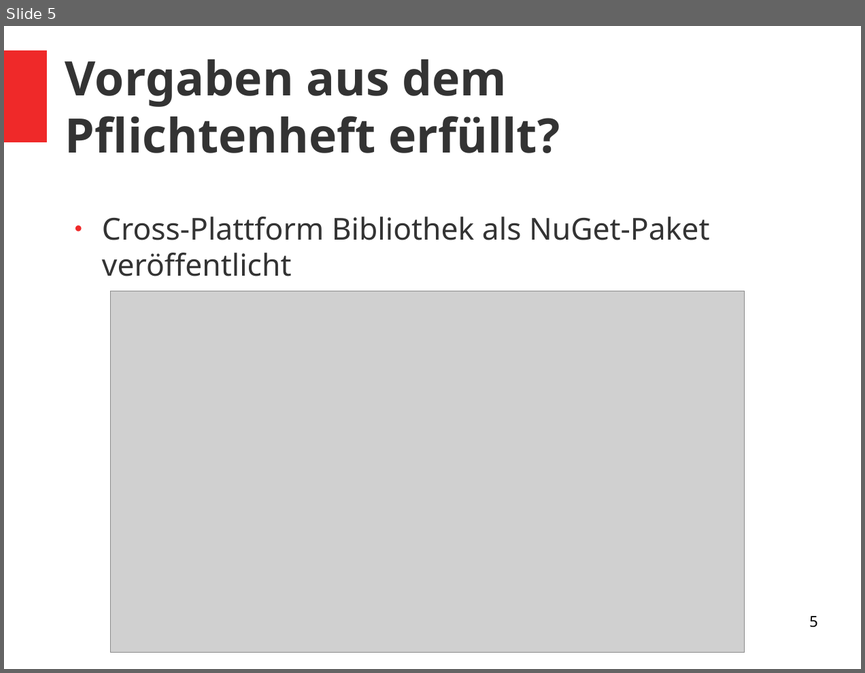
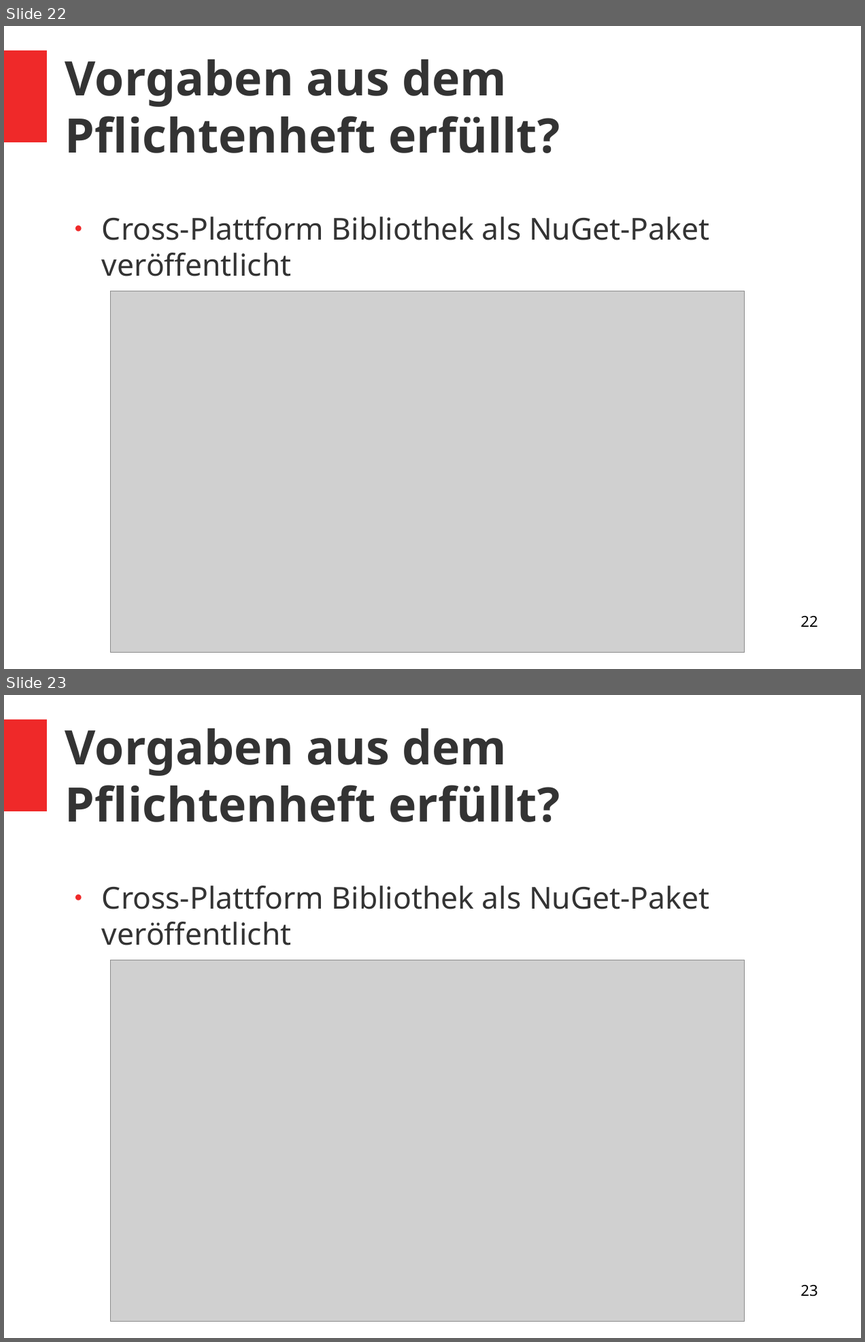
Before and after one commit to vlle1/dokumente-earablesKIT, a slide deck: Abschlusspräsi/Abschlusspräsi.odp. Shown one above the other, each under a label of ours: slide 5 before the commit, slides 22 and 23 after it. The pictures are 865x673 and 865x1342 pixels, drawn with LibreOffice and Linux fonts; fonts in the diff are those of the drawing; grey boxes stand for pictures. Boxes give left, top, right and bottom in pixels: in the first picture for what was removed or moved away, otherwise in the second. Text is boxed around its words. In the diff, an @@ line names an element or a change of style, - is before the commit and + after.

```diff
--- a/Abschlusspräsi/Abschlusspräsi.odp
+++ b/Abschlusspräsi/Abschlusspräsi.odp
@@ slide 23 added at [4,695,861,1338], background #FFFFFF; not listed: 1 template element that a slide beside it also shows @@
@@ title added at [65,728,560,822], 44 pt, text #333333, bold @@
+Vorgaben aus dem Pflichtenheft erfüllt?
@@ text added at [102,885,709,945], 28 pt, text #333333 @@
+● Cross-Plattform Bibliothek als NuGet-Paket veröffentlicht
@@ picture added at [111,960,745,1322] @@
@@ page number added at [800,1285,817,1296], 14 pt, text #000000 @@
+23
@@ what was slide 5 is now slide 22 @@
@@ page number at [800,616,817,626]: text changed @@
-5
+22
```
Also in this commit, not shown: 7 slides changed, 12 other slides added, 2 slides removed, 7 other files.
